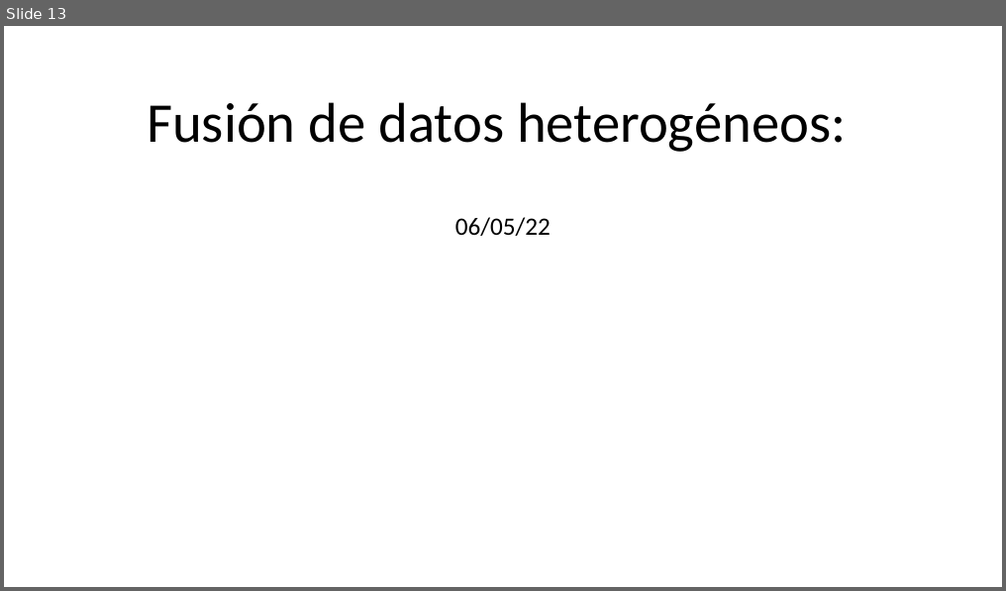
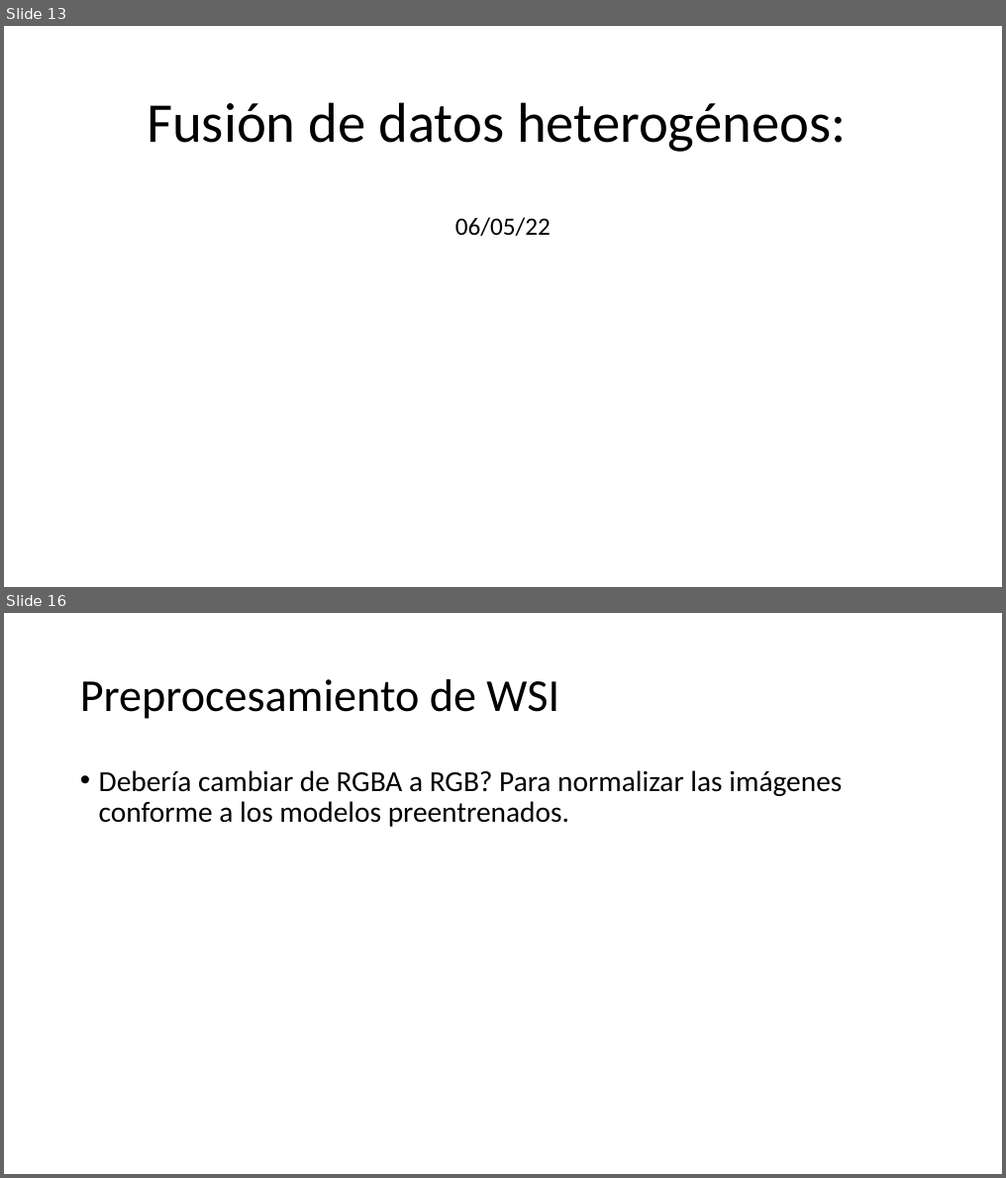
Before and after one commit to alejandroborj/heterogeneous-data, a slide deck: pregunta.pptx. Shown one above the other, each under a label of ours: slide 13 before the commit, slides 13 and 16 after it; the slides between them are not shown. The pictures are 1006x591 and 1006x1178 pixels, drawn with LibreOffice and Linux fonts; fonts in the diff are those of the drawing. Boxes give left, top, right and bottom in pixels: in the first picture for what was removed or moved away, otherwise in the second. Text is boxed around its words. In the diff, an @@ line names an element or a change of style, - is before the commit and + after.

```diff
--- a/pregunta.pptx
+++ b/pregunta.pptx
@@ slide 16 added at bbox=[4, 613, 1002, 1174], background #FFFFFF @@
@@ title added at bbox=[80, 679, 559, 719], 44 pt, text #000000 @@
+Preprocesamiento de WSI
@@ text added at bbox=[99, 770, 842, 827], 28 pt, text #000000 @@
+• Debería cambiar de RGBA a RGB? Para normalizar las imágenes conforme a los modelos preentrenados.
```
Also in this commit, not shown: 1 slide changed, 1 other slide added.
